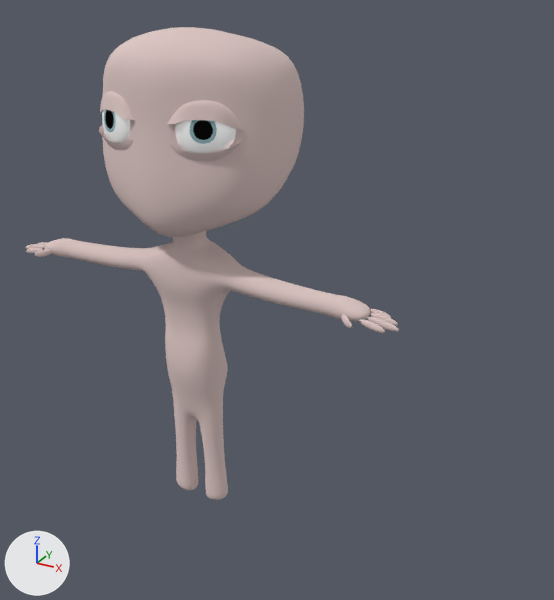
An edit to the Blender file Ed/Assets/Characters/edd.blend, drawn before and after from the same camera.
Rendered twice from a 50 mm camera at (6.28, -7.99, 8.26) aimed at (1.46, 0.77, 3.89). Lighting does not change. The marker at lower left points along +X, +Y and +Z.
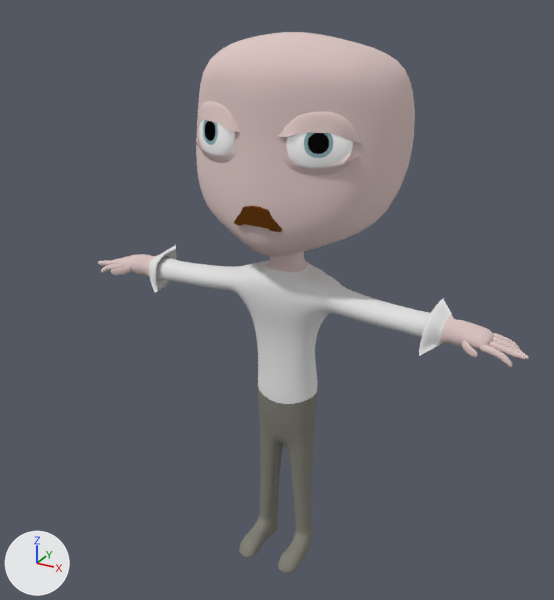
Changed parts and their boxes [x1, y1, x2, y2] in the pictures (554 x 600 px):
'head', moved: before [99, 27, 304, 237]; after [196, 32, 415, 257]
'body', added: after [98, 245, 529, 573]
    faces in mat_cloth: [149, 245, 451, 404]
    faces in mat_pants (grey #858379): [239, 388, 317, 573]
    faces in mat_skin (light grey #dec9c6): [98, 251, 529, 367]
'Cube.001', deleted: before [26, 231, 399, 500]
'Cube', moved: before [102, 109, 236, 153]; after [199, 120, 354, 168]
'Cube.002', added: after [234, 206, 282, 232]

Patch to the scene script:
```diff
--- a/Ed/Assets/Characters/edd.blend.py
+++ b/Ed/Assets/Characters/edd.blend.py
@@ ng_cotton @@
+ng_cotton = bpy.data.node_groups.new('Cotton', 'ShaderNodeTree')
+# nodes: Mapping, Math, Mix, TexCoord, TexWave
@@ mat_hair_001 @@
+mat_hair_001 = bpy.data.materials.new('hair.001')
+# nodes: BsdfDiffuse, Mix, OutputMaterial
+# colours: brown #8b531f, dark purple #442d43
@@ mat_pants @@
+mat_pants = diffuse_material('pants')
+mat_pants.base_color = (0.233, 0.227, 0.192)  # grey #858379
@@ mat_cloth @@
+mat_cloth = bpy.data.materials.new('cloth')
+# nodes: BsdfDiffuse, BsdfTranslucent, Bump, Group, LayerWeight, MixShader, OutputMaterial
+# colours: white #ffffff
@@ me_cube_002 @@
+me_cube_002.from_pydata([(3.49, -0.54, -1.42), (3.47, -0.54, -1.69), (0.57, -1.0, -1.23), (0.57, -1.0, 1.3), (2.48, -0.54, -1.68), (2.5, -0.54, -0.26), (2.18, -0.8, -1.52), (1.75, -1.0, -1.3), (1.79, -1.0, 0.99), (2.21, -0.8, 0.05), (-3.49, -0.54, -1.42), (-3.47, -0.54, -1.69), (-0.57, -1.0, -1.23), (-0.57, -1.0, 1.3), (-2.48, -0.54, -1.68), (-2.5, -0.54, -0.26), (0.0, -1.0, -1.23), (0.0, -1.0, 1.3), (-2.18, -0.8, -1.52), (-1.75, -1.0, -1.3), (-1.79, -1.0, 0.99), (-2.21, -0.8, 0.05)], [], [(9, 6, 4, 5), (5, 4, 1, 0), (2, 3, 17, 16), (8, 7, 6, 9), (7, 8, 3, 2), (21, 15, 14, 18), (15, 10, 11, 14), (12, 16, 17, 13), (20, 21, 18, 19), (19, 12, 13, 20)])
+me_cube_002.materials.append(mat_hair_001)
@@ me_cube_003_1 @@
+me_cube_003_1.from_pydata(...)  # 196 vertices, 174 faces; spans x 0.0..3.2, y -0.73..0.47, z -4.91..0.39
+me_cube_003_1.polygons.foreach_set('use_smooth', [True] * 174)
+# faces by material slot: [94, 37, 43]
+me_cube_003_1.materials.append(mat_skin)  # light grey #dec9c6
+me_cube_003_1.materials.append(mat_cloth)
+me_cube_003_1.materials.append(mat_pants)  # grey #858379
@@ ob_cube_001 @@
-ob_cube_001 = bpy.data.objects.new('Cube.001', me_cube_003)
-ob_cube_001.location = (0.33, 0.31, 5.06)
-_m = ob_cube_001.modifiers.new('Mirror', 'MIRROR')
-_m.use_clip = True
-_m = ob_cube_001.modifiers.new('Subsurf', 'SUBSURF')
-_m.levels = 3
-_m.render_levels = 3
@@ ob_cube @@
 ob_cube = bpy.data.objects.new('Cube', me_cube_001)
-ob_cube.location = (0.33, 0.24, 6.4)
+ob_cube.location = (1.86, 0.24, 6.4)
 ob_cube.scale = (0.179, 0.0948, 0.179)
@@ ob_head @@
 ob_head = bpy.data.objects.new('head', me_cube)
-ob_head.location = (0.33, 0.54, 6.4)
+ob_head.location = (1.86, 0.54, 6.4)
 _m = ob_head.modifiers.new('Mirror', 'MIRROR')
@@ ob_cube_002 @@
+ob_cube_002 = bpy.data.objects.new('Cube.002', me_cube_002)
+ob_cube_002.location = (1.86, -0.41, 5.52)
+ob_cube_002.scale = (0.0946, 0.0946, 0.0946)
+_m = ob_cube_002.modifiers.new('Shrinkwrap', 'SHRINKWRAP')
+_m.wrap_mode = 'ABOVE_SURFACE'
+_m.target = ob_head
+_m.offset = -0.02
+_m = ob_cube_002.modifiers.new('Solidify', 'SOLIDIFY')
+_m.thickness = -0.688
+_m.nonmanifold_thickness_mode = 'FIXED'
+_m.nonmanifold_merge_threshold = 0.0003
@@ ob_body @@
+ob_body = bpy.data.objects.new('body', me_cube_003_1)
+ob_body.location = (1.86, 0.31, 5.06)
+_m = ob_body.modifiers.new('Mirror', 'MIRROR')
+_m.use_clip = True
+_m = ob_body.modifiers.new('Subsurf', 'SUBSURF')
+_m.levels = 3
+_m.render_levels = 3
```
